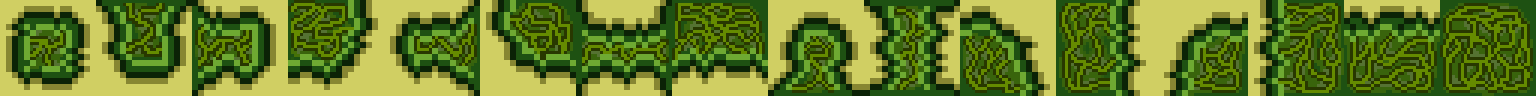
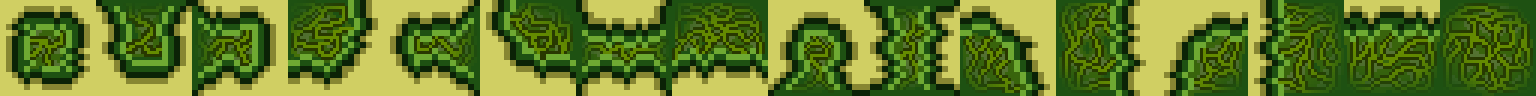
Before/after of a 1536x96 layered artwork. What changed in the layer stack:
added layer "Vines copy" above "Vines" over [left=123, top=0, right=1533, bottom=96]
hid "Vines" over [left=123, top=0, right=1533, bottom=96]
